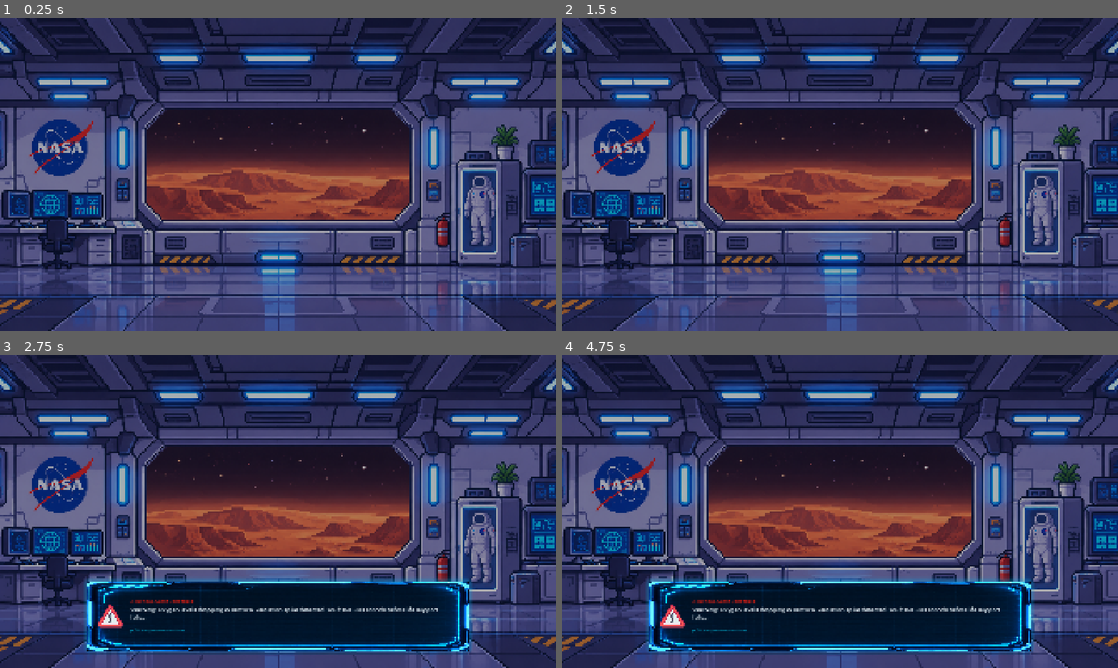
Above: before the commit, frames 1-4 (two rows, left to right).
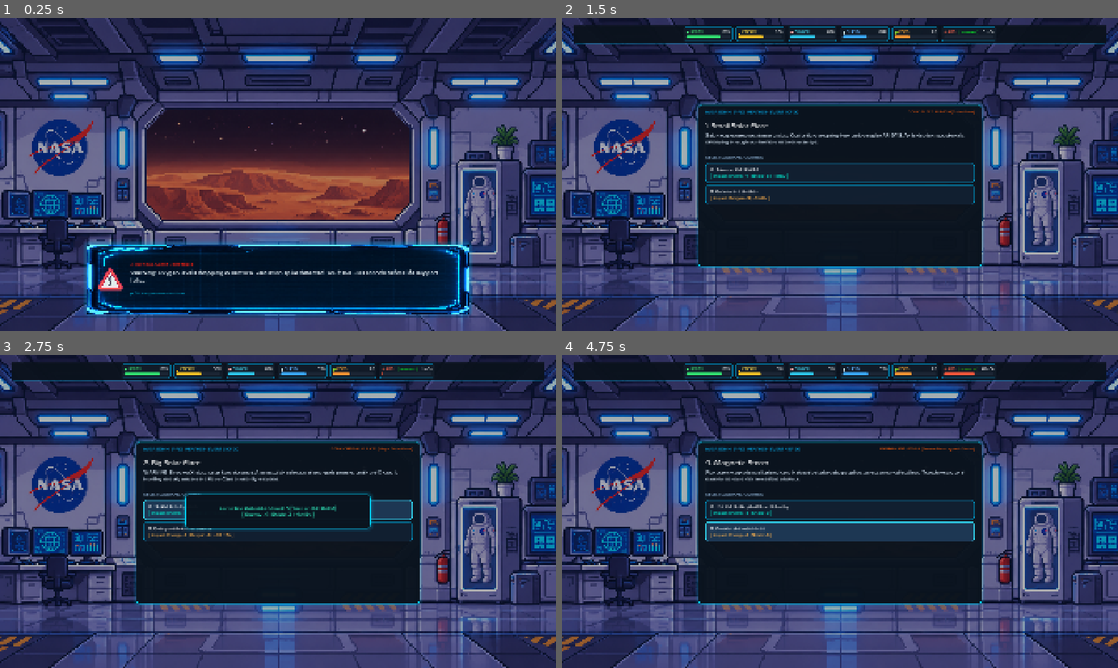
Above: after the commit, the same moments.

Repository: chaybentaleb/Astro_Care
Game: Godot game, scene res://scenes/main.tscn
The game is run twice, just before and just after one commit, with the same random seed, the same clock (stepped at 60 frames per second) and the same inputs.
Inputs (mouse positions are in pixels of both pictures, inside the frame that each line leads up to):
- Up to frame 1 (0.25 s): no input
- Up to frame 2 (1.5 s): tap Enter (ui_accept) at 0.5 s; move the mouse to (962, 158) at 0.52 s; hold Enter (ui_accept) 0.53-1.25 s; click (962, 158) at 0.67 s; click (995, 277) at 1.25 s, where only the run after the commit has a clickable "START ▶"
- Up to frame 3 (2.75 s): click (278, 508) at 2.02 s
- Up to frame 4 (4.75 s): click (840, 530) at 2.77 s; click (840, 508) at 3.52 s; click (840, 530) at 4.27 s

The runs differ from the first frame. In frame 1, 15% of the frame differs, in the area x 15-85%, y 71-96%; in frame 2, 26%; in frame 3, 35%; in frame 4, 35%, in the area x 2-98%, y 2-96%.

Commit message:
fix: intro dialogue mouse click detection and responsive advance via _input and MOUSE_FILTER_PASS

Diff:
--- a/scenes/dialogue.gd
+++ b/scenes/dialogue.gd
@@ -8,10 +8,16 @@
 @onready var header_label: Label = %HeaderLabel
 @onready var btn_start: Button = %BtnStart
 @onready var warning_icon: TextureRect = %WarningIcon
+@onready var intro_control: Control = $IntroControl
+@onready var dialogue_anchor: Control = $IntroControl/DialogueAnchor
 
-var current_step: int = 1
-const STEP_1_TEXT: String = "Warning: Oxygen levels dropping in sector 4. Radiation spike detected. You have 30 seconds before life support fails..."
-const STEP_2_TEXT: String = "Emergency protocols engaged, Commander. Manage life support, shield the habitat from solar storms, and keep the crew alive for 30 Sols!"
+var dialogue_index: int = 0
+var is_advancing: bool = false
+
+const DIALOGUE_STEPS: Array[String] = [
+	"Warning: Oxygen levels dropping in sector 4. Radiation spike detected. You have 30 seconds before life support fails...",
+	"Emergency protocols engaged, Commander. Manage life support, shield the habitat from solar storms, and keep the crew alive for 30 Sols!"
+]
 
 func _ensure_nodes() -> void:
 	if dialogue_text == null:
@@ -24,26 +30,70 @@
 		btn_start = get_node_or_null("%BtnStart")
 	if warning_icon == null:
 		warning_icon = get_node_or_null("%WarningIcon")
+	if intro_control == null:
+		intro_control = get_node_or_null("IntroControl")
+	if dialogue_anchor == null:
+		dialogue_anchor = get_node_or_null("IntroControl/DialogueAnchor")
 
 func _ready() -> void:
 	_ensure_nodes()
-	current_step = 1
-	if dialogue_text:
-		dialogue_text.autowrap_mode = TextServer.AUTOWRAP_WORD_SMART
-		dialogue_text.text = STEP_1_TEXT
-	if click_hint:
-		click_hint.text = "▶ Click anywhere to continue..."
-		click_hint.visible = true
-	if header_label:
-		header_label.text = "⚠️ CRITICAL ALERT • SECTOR 4"
-		header_label.modulate = Color(1.0, 0.35, 0.25, 1.0)
+	dialogue_index = 0
+	is_advancing = false
+
+	if intro_control:
+		intro_control.mouse_filter = Control.MOUSE_FILTER_PASS
+		if not intro_control.gui_input.is_connected(_on_gui_input):
+			intro_control.gui_input.connect(_on_gui_input)
+
+	if dialogue_anchor:
+		dialogue_anchor.mouse_filter = Control.MOUSE_FILTER_PASS
+		if not dialogue_anchor.gui_input.is_connected(_on_gui_input):
+			dialogue_anchor.gui_input.connect(_on_gui_input)
+
 	if btn_start:
 		btn_start.visible = false
 		if not btn_start.pressed.is_connected(_on_start_pressed):
 			btn_start.pressed.connect(_on_start_pressed)
 
-func _gui_input(event: InputEvent) -> void:
+	show_dialogue_step(0)
+
+func show_dialogue_step(index: int) -> void:
+	_ensure_nodes()
+	dialogue_index = index
+
+	if dialogue_text:
+		dialogue_text.autowrap_mode = TextServer.AUTOWRAP_WORD_SMART
+		if index >= 0 and index < DIALOGUE_STEPS.size():
+			dialogue_text.text = DIALOGUE_STEPS[index]
+
+	if index == 0:
+		if header_label:
+			header_label.text = "⚠️ CRITICAL ALERT • SECTOR 4"
+			header_label.modulate = Color(1.0, 0.35, 0.25, 1.0)
+		if click_hint:
+			click_hint.text = "▶ Click anywhere to continue..."
+			click_hint.visible = true
+		if btn_start:
+			btn_start.visible = false
+	else:
+		if header_label:
+			header_label.text = "🛡️ MISSION DIRECTIVE • ASTRO-CARE COMMAND"
+			header_label.modulate = Color(0.2, 0.9, 1.0, 1.0)
+		if click_hint:
+			click_hint.text = "▶ Ready to command? Click START to initiate mission."
+		if btn_start:
+			btn_start.visible = true
+			btn_start.modulate.a = 0.0
+			btn_start.scale = Vector2(0.85, 0.85)
+			btn_start.pivot_offset = btn_start.size / 2.0
+			var tween = create_tween().set_parallel(true)
+			tween.tween_property(btn_start, "modulate:a", 1.0, 0.25)
+			tween.tween_property(btn_start, "scale", Vector2(1.0, 1.0), 0.25).set_trans(Tween.TRANS_BACK).set_ease(Tween.EASE_OUT)
+
+func _input(event: InputEvent) -> void:
 	if event is InputEventMouseButton and event.button_index == MOUSE_BUTTON_LEFT and event.pressed:
+		handle_advance()
+	elif event.is_action_pressed("ui_accept"):
 		handle_advance()
 
 func _unhandled_input(event: InputEvent) -> void:
@@ -52,31 +102,29 @@
 	elif event.is_action_pressed("ui_accept"):
 		handle_advance()
 
+func _on_gui_input(event: InputEvent) -> void:
+	if event is InputEventMouseButton and event.button_index == MOUSE_BUTTON_LEFT and event.pressed:
+		handle_advance()
+
 func handle_advance() -> void:
+	if is_advancing:
+		return
 	_ensure_nodes()
-	if current_step == 1:
-		advance_to_step_2()
-	elif current_step == 2:
+
+	if dialogue_index < DIALOGUE_STEPS.size() - 1:
+		is_advancing = true
+		dialogue_index += 1
+		show_dialogue_step(dialogue_index)
+		if is_inside_tree():
+			if get_viewport():
+				get_viewport().set_input_as_handled()
+			var tree = get_tree()
+			if tree:
+				await tree.create_timer(0.2).timeout
+		is_advancing = false
+	else:
+		# If START button is already visible and user clicks, start mission
 		_on_start_pressed()
-
-func advance_to_step_2() -> void:
-	_ensure_nodes()
-	current_step = 2
-	if dialogue_text:
-		dialogue_text.text = STEP_2_TEXT
-	if header_label:
-		header_label.text = "🛡️ MISSION DIRECTIVE • ASTRO-CARE COMMAND"
-		header_label.modulate = Color(0.2, 0.9, 1.0, 1.0)
-	if click_hint:
-		click_hint.text = "▶ Ready to command? Click START to initiate mission."
-	if btn_start:
-		btn_start.visible = true
-		btn_start.modulate.a = 0.0
-		btn_start.scale = Vector2(0.85, 0.85)
-		btn_start.pivot_offset = btn_start.size / 2.0
-		var tween = create_tween().set_parallel(true)
-		tween.tween_property(btn_start, "modulate:a", 1.0, 0.25)
-		tween.tween_property(btn_start, "scale", Vector2(1.0, 1.0), 0.25).set_trans(Tween.TRANS_BACK).set_ease(Tween.EASE_OUT)
 
 func _on_start_pressed() -> void:
 	intro_finished.emit()
--- a/scenes/dialogue.tscn
+++ b/scenes/dialogue.tscn
@@ -70,6 +70,7 @@
 anchor_bottom = 1.0
 grow_horizontal = 2
 grow_vertical = 2
+mouse_filter = 1
 
 [node name="DialogueAnchor" type="Control" parent="IntroControl"]
 layout_mode = 1
@@ -84,6 +85,7 @@
 offset_bottom = -60.0
 grow_horizontal = 2
 grow_vertical = 0
+mouse_filter = 1
 
 [node name="FramePanel" type="Panel" parent="IntroControl/DialogueAnchor"]
 layout_mode = 1
@@ -92,7 +94,7 @@
 anchor_bottom = 1.0
 grow_horizontal = 2
 grow_vertical = 2
-mouse_filter = 2
+mouse_filter = 1
 theme_override_styles/panel = SubResource("StyleBoxFlat_frame")
 
 [node name="FrameHoloTexture" type="TextureRect" parent="IntroControl/DialogueAnchor"]
--- a/scenes/main.gd
+++ b/scenes/main.gd
@@ -15,9 +15,7 @@
 		sound.play()
 
 	if red_flash:
-		await warning_flash()
-
-	await get_tree().create_timer(0.3).timeout
+		warning_flash()
 
 	start_intro_dialogue()
 
--- /dev/null
+++ b/scripts/test_dialogue_mouse_click.gd
@@ -0,0 +1,63 @@
+extends SceneTree
+
+func _init() -> void:
+	print("==================================================")
+	print("STARTING INTRO MOUSE CLICK DETECTION VERIFICATION...")
+	print("==================================================")
+
+	var diag_scene = load("res://scenes/dialogue.tscn")
+	assert(diag_scene != null, "Failed to load scenes/dialogue.tscn")
+	var diag: IntroDialogue = diag_scene.instantiate()
+	root.add_child(diag)
+
+	# Verify mouse_filter settings
+	var intro_ctrl: Control = diag.get_node_or_null("IntroControl")
+	assert(intro_ctrl != null, "IntroControl missing")
+	print("IntroControl mouse_filter: %d (MOUSE_FILTER_PASS=1)" % intro_ctrl.mouse_filter)
+	assert(intro_ctrl.mouse_filter == Control.MOUSE_FILTER_PASS, "IntroControl must be MOUSE_FILTER_PASS (1)")
+
+	var anchor_ctrl: Control = diag.get_node_or_null("IntroControl/DialogueAnchor")
+	assert(anchor_ctrl != null, "DialogueAnchor missing")
+	print("DialogueAnchor mouse_filter: %d (MOUSE_FILTER_PASS=1)" % anchor_ctrl.mouse_filter)
+	assert(anchor_ctrl.mouse_filter == Control.MOUSE_FILTER_PASS, "DialogueAnchor must be MOUSE_FILTER_PASS (1)")
+
+	# Verify initial state (Index 0)
+	var text_lbl: Label = diag.get_node_or_null("%DialogueText")
+	var btn_start: Button = diag.get_node_or_null("%BtnStart")
+	assert(text_lbl != null and btn_start != null)
+
+	print("Initial Step Index: %d" % diag.dialogue_index)
+	assert(diag.dialogue_index == 0, "Initial dialogue_index must be 0")
+	assert(btn_start.visible == false, "BtnStart must be hidden initially")
+	assert("Warning: Oxygen levels dropping" in text_lbl.text, "Step 1 text mismatch")
+	print("✓ Initial Step 0 verified!")
+
+	# Simulate Mouse Click 1 (InputEventMouseButton)
+	var mouse_event = InputEventMouseButton.new()
+	mouse_event.button_index = MOUSE_BUTTON_LEFT
+	mouse_event.pressed = true
+	mouse_event.position = Vector2(960, 540) # Center of screen
+
+	print("Simulating left mouse click via _input(event)...")
+	diag._input(mouse_event)
+
+	print("After Click 1 - Step Index: %d" % diag.dialogue_index)
+	assert(diag.dialogue_index == 1, "dialogue_index must increment to 1 after click")
+	assert(btn_start.visible == true, "BtnStart must be revealed on step 1")
+	assert("Emergency protocols engaged" in text_lbl.text, "Step 2 text mismatch")
+	print("✓ Step 1 -> Step 2 mouse click advance verified! 'START' button revealed.")
+
+	# Simulate Mouse Click 2 to Start
+	var signal_received = [false]
+	diag.intro_finished.connect(func(): signal_received[0] = true)
+
+	print("Simulating click on START / screen to trigger mission...")
+	diag._input(mouse_event)
+	assert(signal_received[0] == true, "intro_finished must be emitted on final click")
+	print("✓ Final mouse click correctly emitted intro_finished signal!")
+
+	diag.queue_free()
+	print("==================================================")
+	print("ALL MOUSE CLICK DETECTION TESTS PASSED!")
+	print("==================================================")
+	quit()
